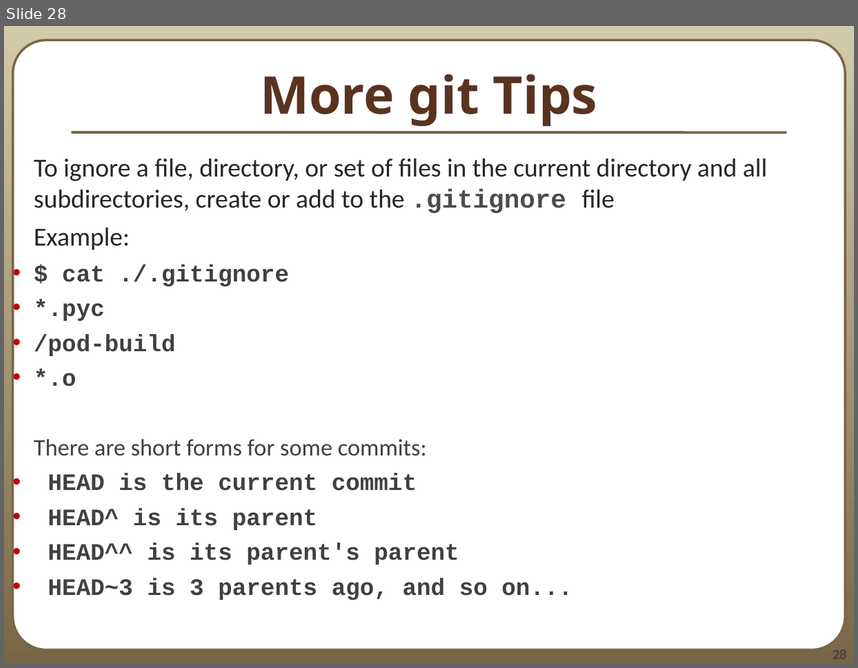
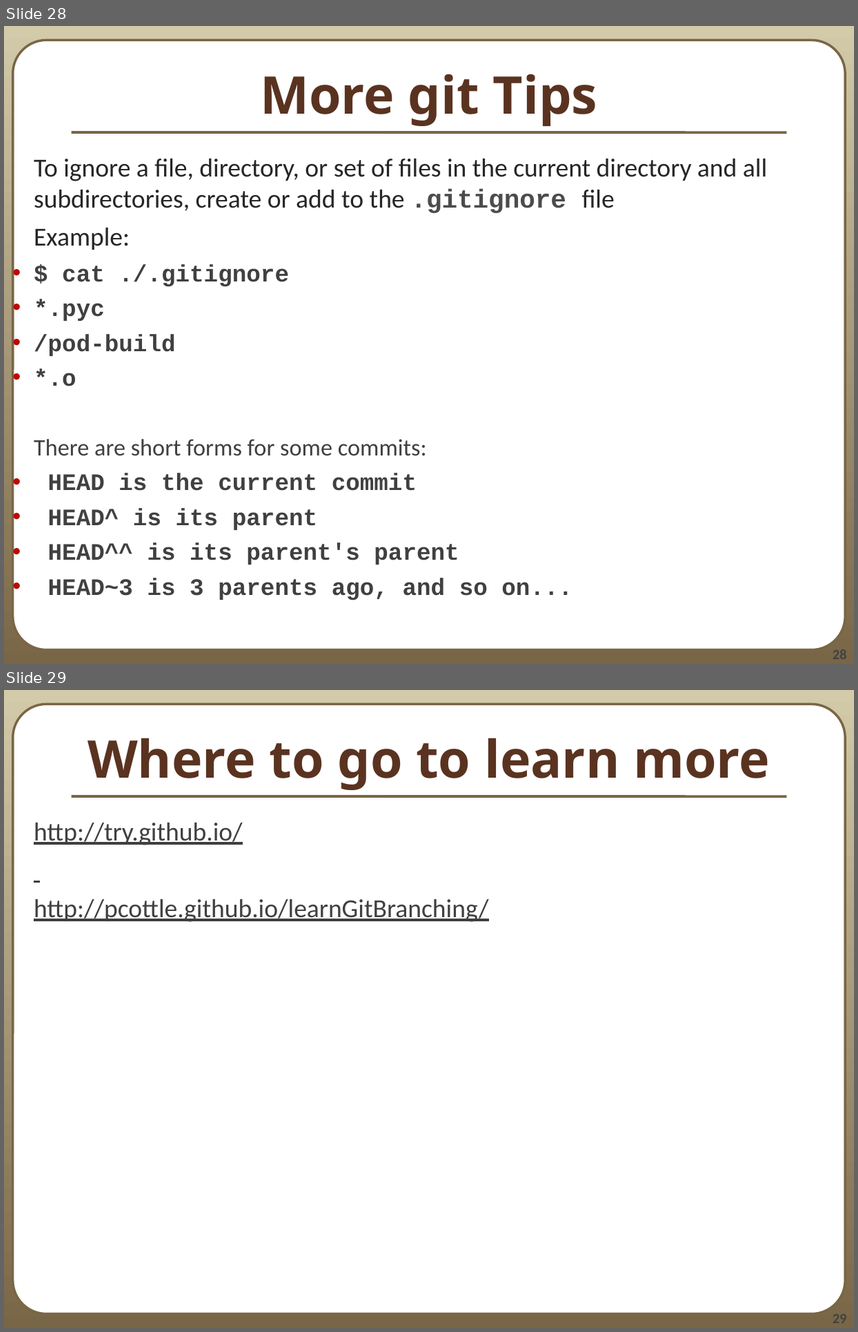
Before and after one commit to rdeits/git-tutorial, a slide deck: 390aGitIntro_12au.odp. Shown one above the other, each under a label of ours: slide 28 before the commit, slides 28 and 29 after it. The pictures are 858x668 and 858x1332 pixels, drawn with LibreOffice and Linux fonts; fonts in the diff are those of the drawing. Boxes give left, top, right and bottom in pixels: in the first picture for what was removed or moved away, otherwise in the second. Text is boxed around its words. In the diff, an @@ line names an element or a change of style, - is before the commit and + after.

Commit message:
add links

```diff
--- a/390aGitIntro_12au.odp
+++ b/390aGitIntro_12au.odp
@@ slide 29 added at (4, 690, 854, 1328), background gradient #D3CAAA to #796646; not listed: 3 template elements that a slide beside it also shows @@
@@ title added at (87, 738, 770, 790), 44 pt, text #5A3320, bold @@
+Where to go to learn more
@@ text added at (34, 822, 488, 922), 22 pt, text #404040, underline @@
+http://try.github.io/
+http://pcottle.github.io/learnGitBranching/
```
